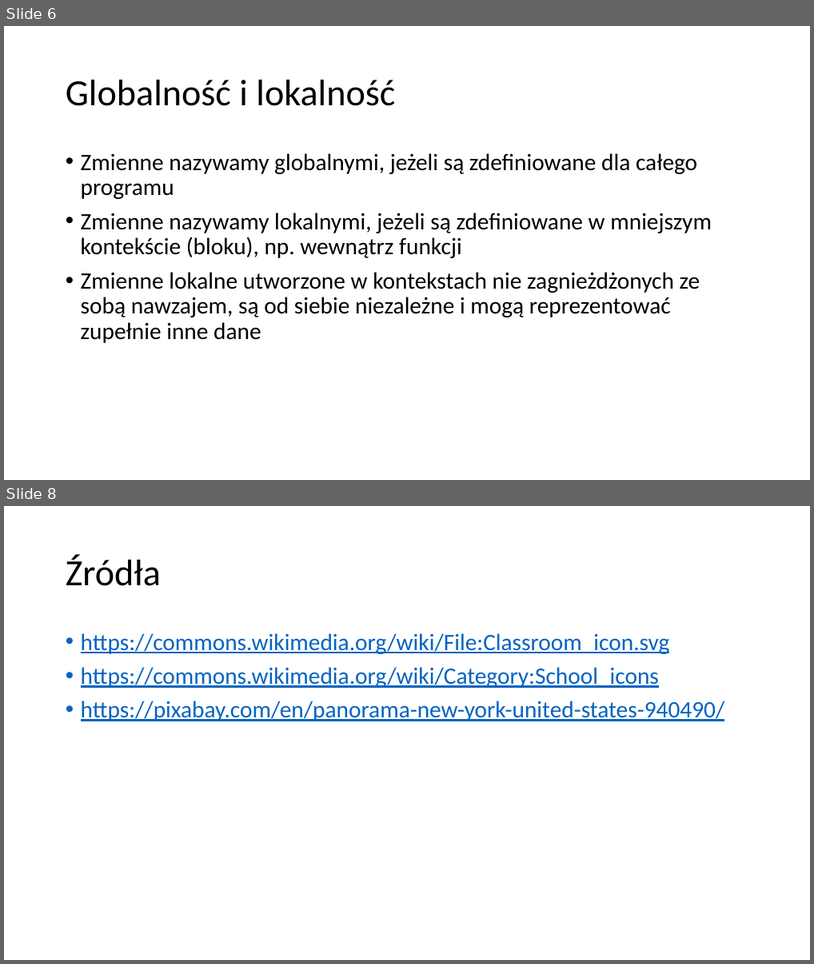
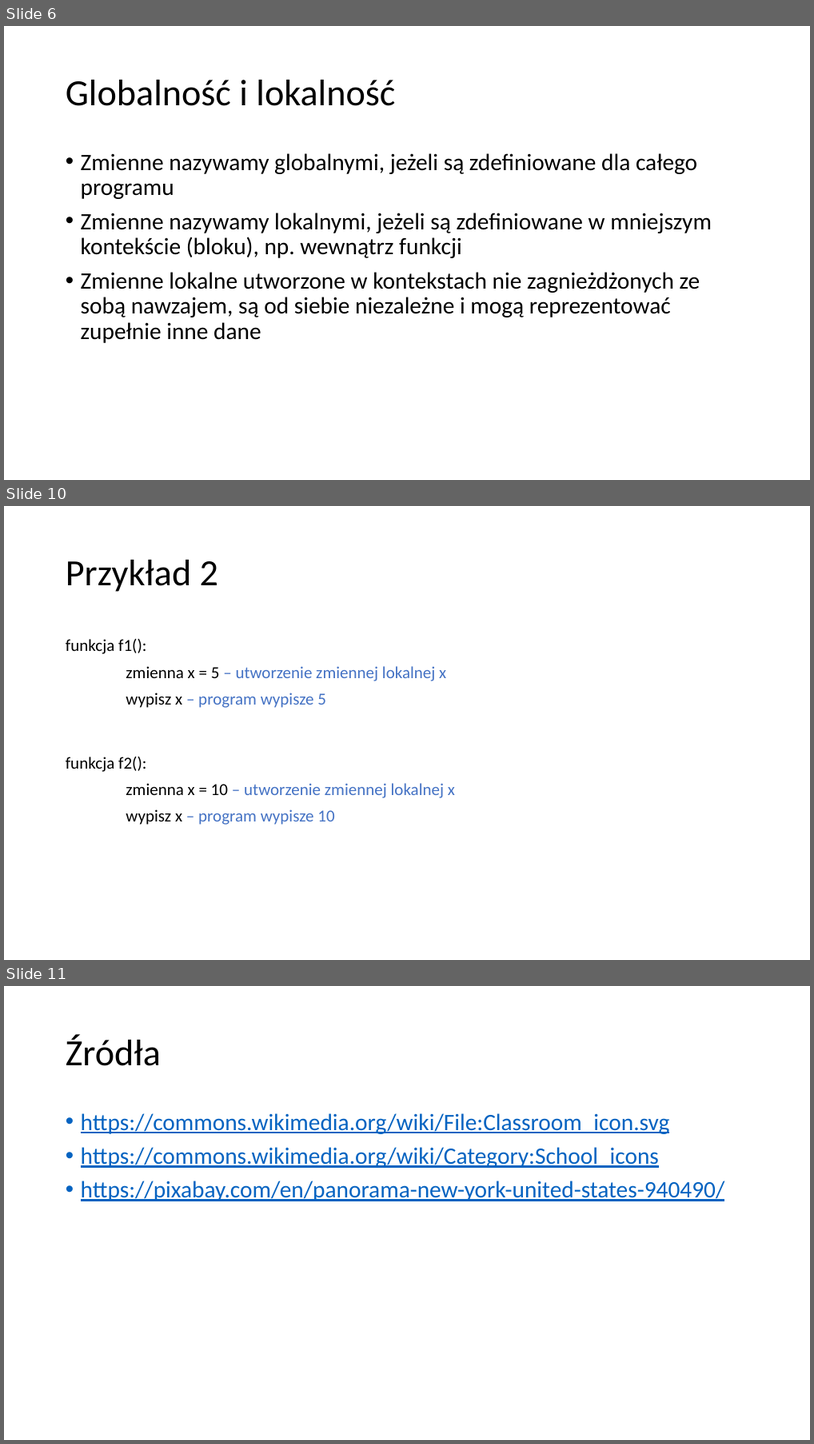
Before and after one commit to blackbat13/CS-HTiEW, a slide deck: Wprowadzenie do funkcji/III. Wprowadzenie do funkcji - globalność i lokalność zmiennych/Globalność i lokalność.pptx. Shown one above the other, each under a label of ours: slides 6 and 8 before the commit, slides 6, 10 and 11 after it; the slides between them are not shown. The pictures are 814x964 and 814x1444 pixels, drawn with LibreOffice and Linux fonts; fonts in the diff are those of the drawing. Boxes give left, top, right and bottom in pixels: in the first picture for what was removed or moved away, otherwise in the second. Text is boxed around its words. In the diff, an @@ line names an element or a change of style, - is before the commit and + after.

```diff
--- a/Wprowadzenie do funkcji/III. Wprowadzenie do funkcji - globalność i lokalność zmiennych/Globalność i lokalność.pptx
+++ b/Wprowadzenie do funkcji/III. Wprowadzenie do funkcji - globalność i lokalność zmiennych/Globalność i lokalność.pptx
@@ slide 10 added at (4,506,810,960), background #FFFFFF @@
@@ title added at (66,560,218,592), 44 pt, text #000000 @@
+Przykład 2
@@ text added at (66,639,446,708), 20 pt, text #4472C4 @@
+funkcja f1():
+zmienna x = 5 – utworzenie zmiennej lokalnej x
+wypisz x – program wypisze 5
@@ text added at (66,756,455,824), 20 pt, text #4472C4 @@
+funkcja f2():
+zmienna x = 10 – utworzenie zmiennej lokalnej x
+wypisz x – program wypisze 10
@@ what was slide 8 is now slide 11 @@
```
Also in this commit, not shown: 3 slides changed, 3 other slides added, 1 slide removed.
